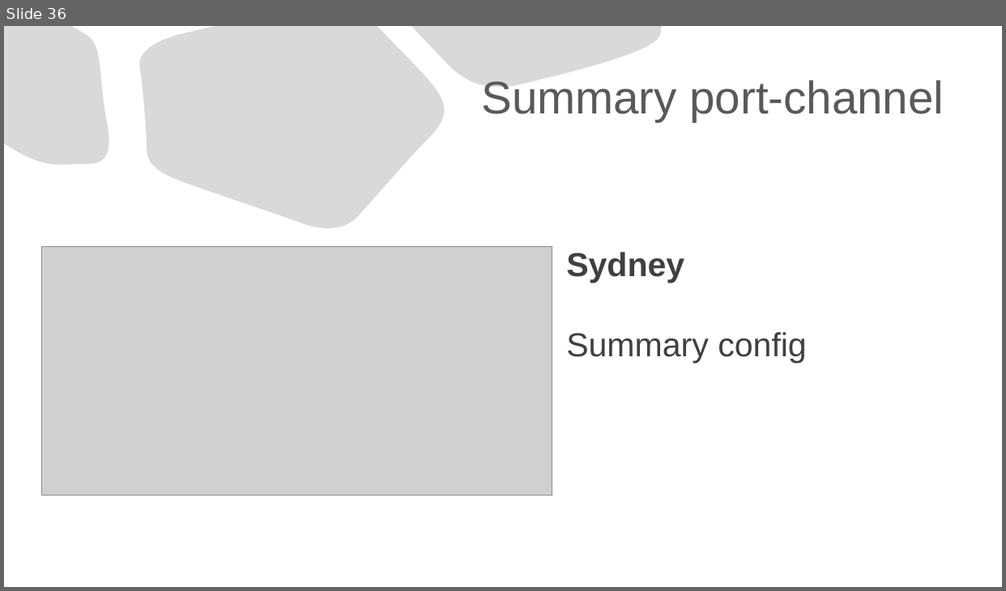
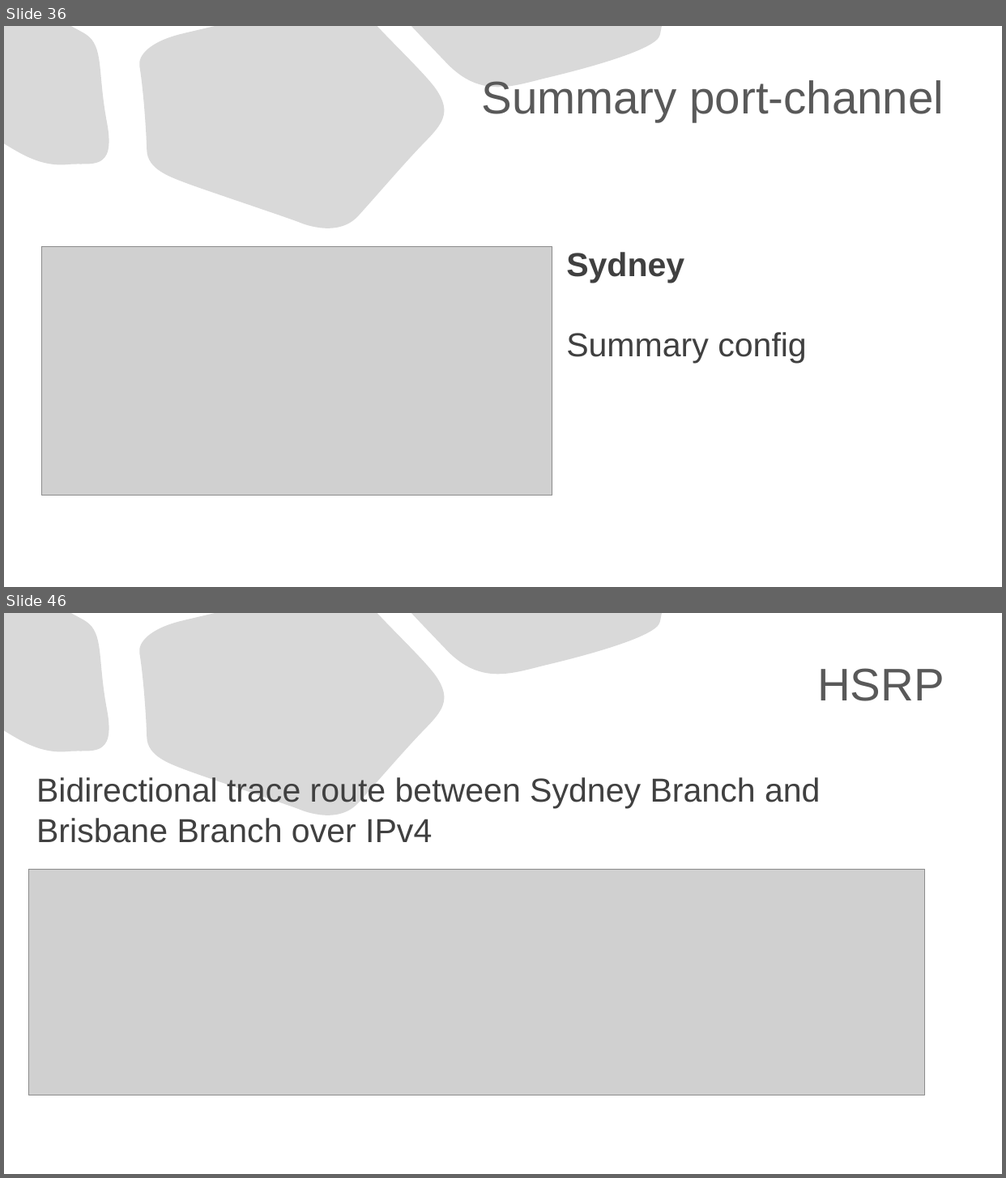
Before and after one commit to Advanced-Diploma-of-IT-Tel-Network-Eng/Assessments, a slide deck: TERM1-BLOCK1/2-ICTNWK541-Configure_Verify_Troubleshoot_WAN_links-IP_services/Assessmet_Task2/Task2/ICTNWK541 Assessment task.pptx. Shown one above the other, each under a label of ours: slide 36 before the commit, slides 36 and 46 after it; the slides between them are not shown. The pictures are 1006x591 and 1006x1178 pixels, drawn with LibreOffice and Linux fonts; fonts in the diff are those of the drawing; grey boxes stand for pictures. Boxes give left, top, right and bottom in pixels: in the first picture for what was removed or moved away, otherwise in the second. Text is boxed around its words. In the diff, an @@ line names an element or a change of style, - is before the commit and + after.

```diff
--- a/TERM1-BLOCK1/2-ICTNWK541-Configure_Verify_Troubleshoot_WAN_links-IP_services/Assessmet_Task2/Task2/ICTNWK541 Assessment task.pptx
+++ b/TERM1-BLOCK1/2-ICTNWK541-Configure_Verify_Troubleshoot_WAN_links-IP_services/Assessmet_Task2/Task2/ICTNWK541 Assessment task.pptx
@@ slide 46 added at box(4, 613, 1002, 1174), background #FFFFFF; not listed: 3 template elements that a slide beside it also shows @@
@@ title added at box(817, 668, 944, 701), 44 pt, text #595959 @@
+HSRP
@@ text added at box(36, 777, 820, 843), 32 pt, text #404040 @@
+Bidirectional trace route between Sydney Branch and Brisbane Branch over IPv4
@@ picture added at box(28, 870, 925, 1096) @@
```
Also in this commit, not shown: 4 slides changed, 16 other slides added, 1 slide removed, 1 other file.
